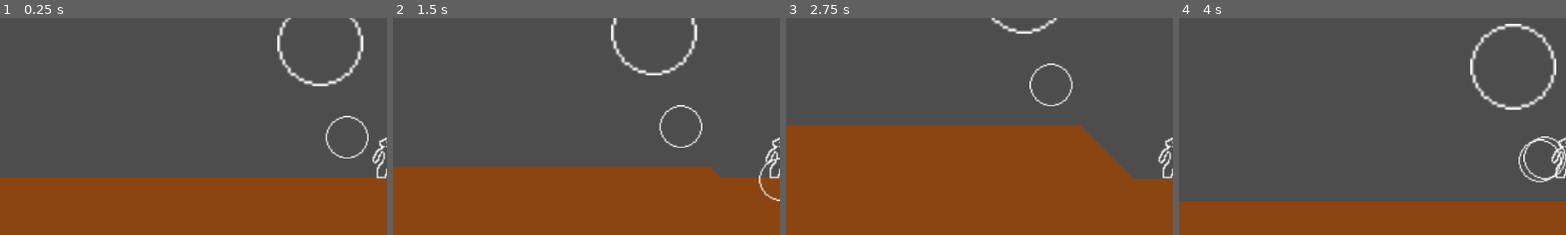
Above: before the commit, frames 1-4 (left to right).
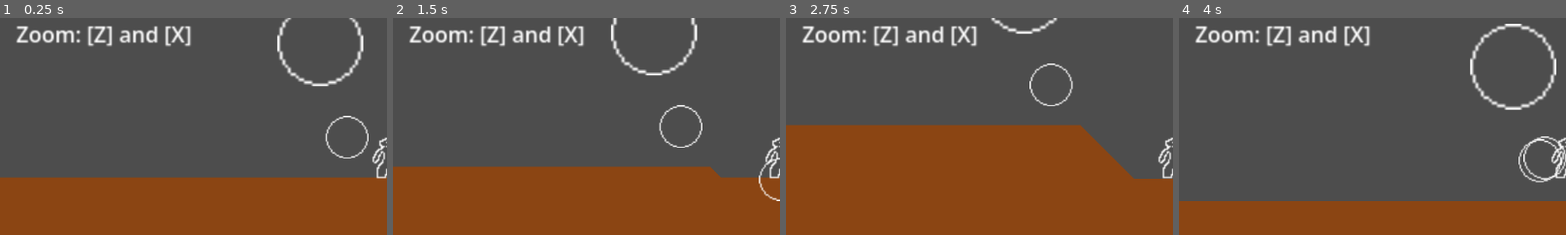
Above: after the commit, the same moments.

Repository: bingecraft-net/sandbox
Game: Godot game, scene res://marching_squares_demo.tscn
Two runs of this game, one before a commit and one after it. Both use one fixed random seed, a clock stepped at 60 frames per second and the inputs below.
Inputs:
- Up to frame 1 (0.25 s): no input
- Up to frame 2 (1.5 s): tap Enter (ui_accept) at 0.5, 0.77 s; hold Right (ui_right) 0.53-1.28 s; hold Down (ui_down) from 1.28 s (still down)
- Up to frame 3 (2.75 s): tap Enter (ui_accept) at 1.52, 2 s; release Down (ui_down) at 2.03 s; hold Right (ui_right) from 2.03 s (still down)
- Up to frame 4 (4 s): tap Enter (ui_accept) at 2.75, 3.02, 3.77 s; release Right (ui_right) at 2.78 s; hold Up (ui_up) 2.78-3.53 s; hold Left (ui_left) from 3.53 s (still down)
The pictures show only the part of the screen within x 0-50%, y 18-68%; the shares and areas given below are measured in that part.

The runs differ from the first frame. In frame 1, 1.9% of the frame differs, in the area x 4-50%, y 3-13%; in frame 2, 1.9%; in frame 3, 1.9%; in frame 4, 1.9%.

Commit message:
add zoom hint

Diff:
--- a/marching_squares_demo.tscn
+++ b/marching_squares_demo.tscn
@@ -47,7 +47,8 @@
 offset_right = 28.0
 offset_bottom = -40.0
 text = "Movement: [WASD] or [Arrow Keys]
-Mine: [Enter] or [Spacebar]"
+Mine: [Enter] or [Spacebar]
+Zoom: [Z] and [X]"
 
 [node name="CollisionShape2D" type="CollisionShape2D" parent="Player/RigidBody2D" unique_id=1008471303]
 shape = SubResource("CapsuleShape2D_ej658")
